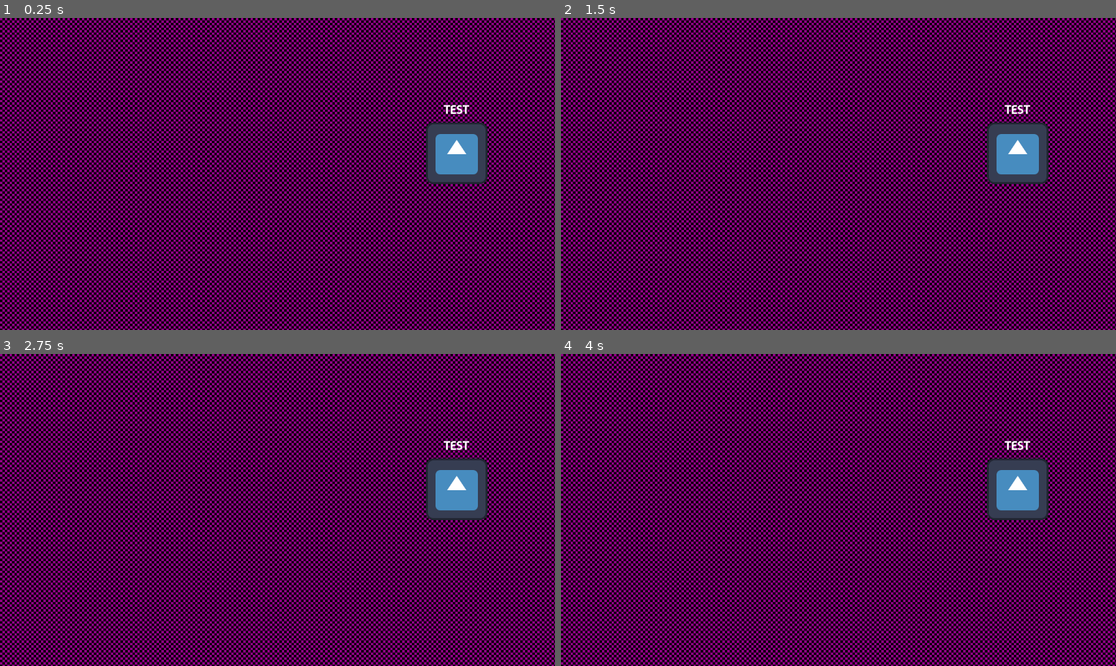
Above: before the commit, frames 1-4 (two rows, left to right).
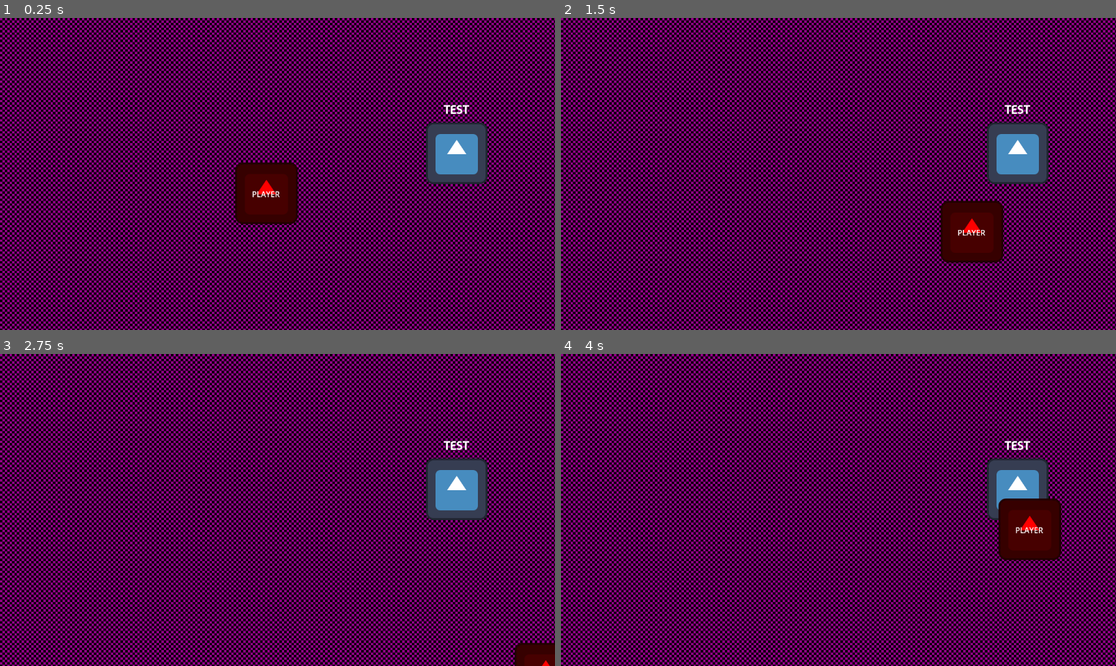
Above: after the commit, the same moments.

Repository: K-Ptak/2DTypingGame
Game: Godot game, scene res://Main.tscn
Same seed, same stepped clock (60 frames per second), same inputs: the game is played once before the commit and once after it. The engine's default icon, where the game draws it, is replaced by a stand-in: a white triangle on a blue panel in a dark square.
Inputs:
- Up to frame 1 (0.25 s): no input
- Up to frame 2 (1.5 s): tap Enter at 0.5 s; hold Right (right, bound only after the commit) 0.53-1.28 s; hold Down (down, bound only after the commit) from 1.28 s (still down)
- Up to frame 3 (2.75 s): release Down (down, bound only after the commit) at 2.03 s; hold Right (right, bound only after the commit) from 2.03 s (still down)
- Up to frame 4 (4 s): release Right (right, bound only after the commit) at 2.78 s; hold Up (up, bound only after the commit) 2.78-3.53 s; hold Left (left, bound only after the commit) from 3.53 s (still down)

The runs differ from the first frame. In frame 1, 2.2% of the frame differs, in the area x 42-54%, y 46-67%; in frame 2, 2.2%, in the area x 68-80%, y 58-79%; in frame 3, 0.5%; in frame 4, 2.2%.

Commit message:
Add basic player movement

Diff:
--- a/Enemy.gd
+++ b/Enemy.gd
@@ -4,6 +4,8 @@
 @export var blue = Color("#4682b4")
 @export var green = Color("#639795")
 @export var red = Color("#a65455")
+
+@export var speed = 0.1
 
 @onready var prompt = $RichTextLabel
 @onready var prompt_text = strip_bbcode(prompt.text.to_upper())
--- a/Main.tscn
+++ b/Main.tscn
@@ -1,10 +1,14 @@
-[gd_scene load_steps=6 format=3 uid="uid://gphmjnvlolkh"]
+[gd_scene load_steps=8 format=3 uid="uid://gphmjnvlolkh"]
 
 [ext_resource type="Texture2D" uid="uid://j15dvkfcnuxe" path="res://assets/placeholder/ph_img.svg" id="1_il6wb"]
 [ext_resource type="Script" path="res://Main.gd" id="1_wno3c"]
 [ext_resource type="Texture2D" uid="uid://bwf5iw3u2lero" path="res://icon.svg" id="2_ax01g"]
 [ext_resource type="FontFile" uid="uid://ckj4xw0ywmbyj" path="res://assets/fonts/Madimi_One/MadimiOne-Regular.ttf" id="3_5if04"]
 [ext_resource type="Script" path="res://Enemy.gd" id="4_mbbgv"]
+[ext_resource type="Script" path="res://Player.gd" id="6_x8bjl"]
+
+[sub_resource type="RectangleShape2D" id="RectangleShape2D_f3518"]
+size = Vector2(130, 128)
 
 [node name="Main" type="Node2D"]
 script = ExtResource("1_wno3c")
@@ -32,3 +36,24 @@
 bbcode_enabled = true
 text = "[center]TEST[/center]"
 scroll_active = false
+
+[node name="Player" type="CharacterBody2D" parent="."]
+script = ExtResource("6_x8bjl")
+
+[node name="Sprite2D" type="Sprite2D" parent="Player"]
+modulate = Color(1, 0, 0, 1)
+position = Vector2(553, 364)
+scale = Vector2(1.01563, 1)
+texture = ExtResource("2_ax01g")
+
+[node name="CollisionShape2D" type="CollisionShape2D" parent="Player"]
+position = Vector2(553, 364)
+shape = SubResource("RectangleShape2D_f3518")
+
+[node name="RichTextLabel" type="RichTextLabel" parent="Player"]
+offset_left = 523.0
+offset_top = 354.0
+offset_right = 584.0
+offset_bottom = 376.0
+text = "PLAYER"
+scroll_active = false
--- /dev/null
+++ b/Player.gd
@@ -0,0 +1,11 @@
+extends CharacterBody2D
+
+@export var speed = 400
+
+func get_input():
+	var input_direction = Input.get_vector("left", "right", "up", "down")
+	velocity = input_direction * speed
+
+func _physics_process(_delta):
+	get_input()
+	move_and_slide()
--- a/project.godot
+++ b/project.godot
@@ -19,3 +19,30 @@
 
 version_control/plugin_name="GitPlugin"
 version_control/autoload_on_startup=true
+
+[input]
+
+up={
+"deadzone": 0.5,
+"events": [Object(InputEventKey,"resource_local_to_scene":false,"resource_name":"","device":-1,"window_id":0,"alt_pressed":false,"shift_pressed":false,"ctrl_pressed":false,"meta_pressed":false,"pressed":false,"keycode":0,"physical_keycode":4194320,"key_label":0,"unicode":0,"echo":false,"script":null)
+, Object(InputEventJoypadMotion,"resource_local_to_scene":false,"resource_name":"","device":-1,"axis":1,"axis_value":-1.0,"script":null)
+]
+}
+left={
+"deadzone": 0.5,
+"events": [Object(InputEventKey,"resource_local_to_scene":false,"resource_name":"","device":-1,"window_id":0,"alt_pressed":false,"shift_pressed":false,"ctrl_pressed":false,"meta_pressed":false,"pressed":false,"keycode":0,"physical_keycode":4194319,"key_label":0,"unicode":0,"echo":false,"script":null)
+, Object(InputEventJoypadMotion,"resource_local_to_scene":false,"resource_name":"","device":-1,"axis":0,"axis_value":-1.0,"script":null)
+]
+}
+down={
+"deadzone": 0.5,
+"events": [Object(InputEventKey,"resource_local_to_scene":false,"resource_name":"","device":-1,"window_id":0,"alt_pressed":false,"shift_pressed":false,"ctrl_pressed":false,"meta_pressed":false,"pressed":false,"keycode":0,"physical_keycode":4194322,"key_label":0,"unicode":0,"echo":false,"script":null)
+, Object(InputEventJoypadMotion,"resource_local_to_scene":false,"resource_name":"","device":-1,"axis":1,"axis_value":1.0,"script":null)
+]
+}
+right={
+"deadzone": 0.5,
+"events": [Object(InputEventKey,"resource_local_to_scene":false,"resource_name":"","device":-1,"window_id":0,"alt_pressed":false,"shift_pressed":false,"ctrl_pressed":false,"meta_pressed":false,"pressed":false,"keycode":0,"physical_keycode":4194321,"key_label":0,"unicode":0,"echo":false,"script":null)
+, Object(InputEventJoypadMotion,"resource_local_to_scene":false,"resource_name":"","device":-1,"axis":0,"axis_value":1.0,"script":null)
+]
+}
